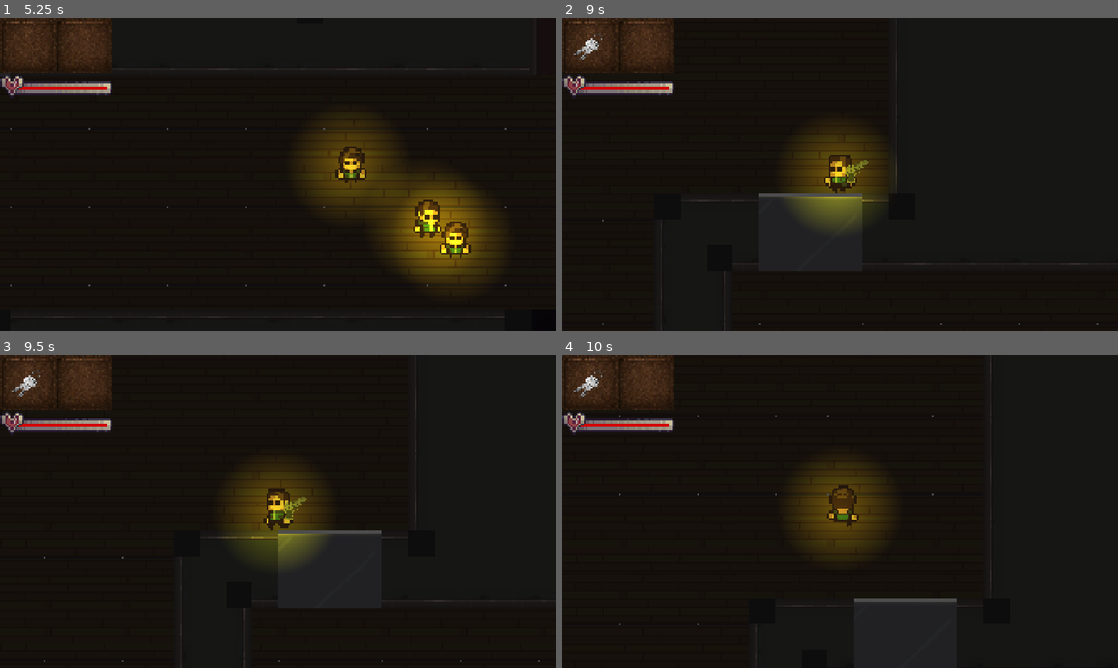
Above: before the commit, frames 1-4 (two rows, left to right).
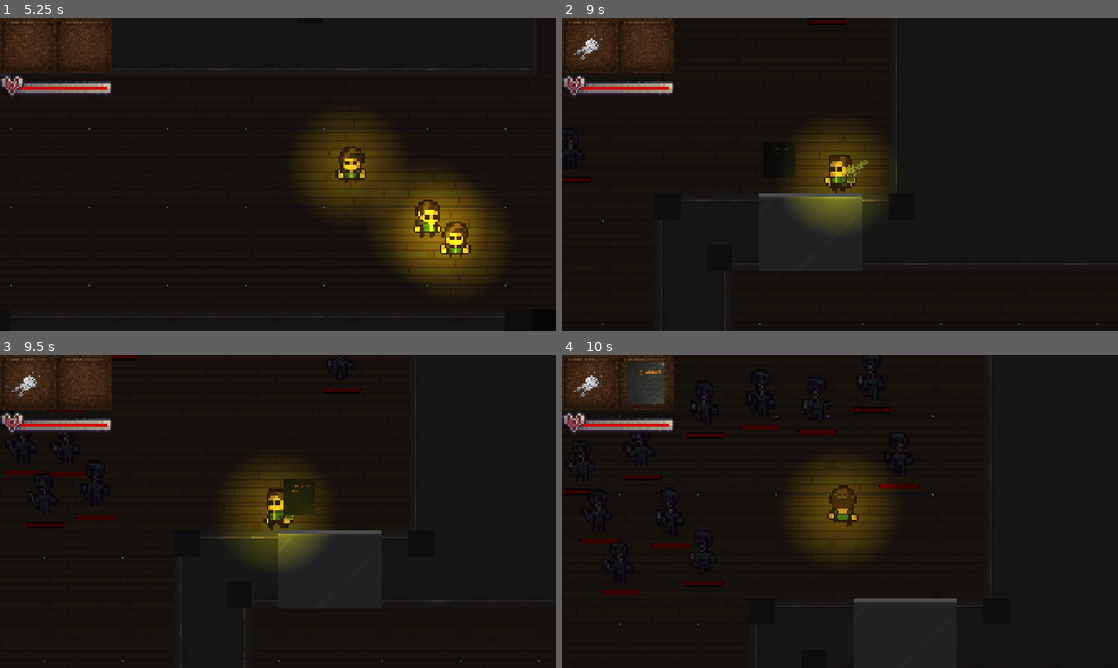
Above: after the commit, the same moments.

Repository: fernandofelxs/ProjetoGameDev
Game: Godot game, scene res://levels/room307.tscn
Same seed, same stepped clock (60 frames per second), same inputs: the game is played once before the commit and once after it. This scene is started directly instead of the project's main scene.
Inputs (mouse positions are in pixels of both pictures, inside the frame that each line leads up to):
- Up to frame 1 (5.25 s): tap Enter at 0.5 s; move the mouse to (250, 237) at 0.52 s; hold Up (ui_up) 0.53-2.03 s; tap E (interact) at 0.6, 1.55, 2.3, 2.85, 3.8, 4.55 s; move the mouse to (444, 221) at 1.27 s; tap Space (attack) at 1.35 s; move the mouse to (111, 127) at 2.02 s; hold Left (ui_left) 2.03-3.53 s; click (111, 127) at 2.1 s; move the mouse to (305, 174) at 2.77 s; move the mouse to (194, 96) at 3.52 s; hold Down (ui_down) 3.53-4.28 s; hold 1 (special_1) 3.53-4.28 s; move the mouse to (400, 158) at 4.27 s; hold Right (ui_right) 4.28-5.03 s; tap 2 (special_2) at 4.35 s; move the mouse to (166, 190) at 5.02 s; hold Up (ui_up) from 5.03 s (still down); hold Tab (switch_player_character) from 5.03 s (still down)
- Up to frame 2 (9 s): tap E (interact) at 5.3, 6.05, 6.6, 7.55, 8.3, 8.85 s; move the mouse to (895, 105) at 5.77 s; release Up (ui_up) at 5.78 s; release Tab (switch_player_character) at 5.78 s; hold Right (ui_right) 5.78-8.03 s; tap S (switch_weapon) at 5.85 s; move the mouse to (812, 237) at 6.52 s; move the mouse to (1006, 221) at 7.27 s; tap Space (attack) at 7.35 s; move the mouse to (673, 127) at 8.02 s; hold Down (ui_down) 8.03-8.78 s; click (673, 127) at 8.1 s; move the mouse to (867, 174) at 8.77 s; hold Left (ui_left) from 8.78 s (still down)
- Up to frame 3 (9.5 s): keep holding Left (ui_left)
- Up to frame 4 (10 s): move the mouse to (756, 433) at 9.52 s; release Left (ui_left) at 9.53 s; hold Up (ui_up) from 9.53 s (still down); hold 1 (special_1) from 9.53 s (still down); tap E (interact) at 9.8 s

Frame 1 is identical in both runs. In frame 2, 0.2% of the frame differs, in the area x 0-52%, y 0-53%; in frame 3, 1.1%; in frame 4, 1.8%, in the area x 0-65%, y 2-77%.

Commit message:
implementar armadilha na 307

Diff:
--- /dev/null
+++ b/levels/enemy_spawn_area.gd
@@ -0,0 +1,44 @@
+class_name EnemySpawnArea
+extends Area2D
+
+@export var enemy_scene: PackedScene
+@export var spawn_cooldown := 1.0
+@export var spawn_once := true
+
+@onready var spawn_points := $SpawnPoints.get_children()
+
+var player_inside := false
+var has_spawned := false
+var last_spawn_time := 0.0
+
+func _ready() -> void:
+	body_entered.connect(_on_body_entered)
+	body_exited.connect(_on_body_exited)
+
+func _process(_delta: float) -> void:
+	if not player_inside:
+		return
+
+	if spawn_once and has_spawned:
+		return
+
+	if Input.is_action_just_pressed("interact"):
+		_spawn_enemies()
+
+func _spawn_enemies() -> void:
+	has_spawned = true
+
+	for point in spawn_points:
+		var enemy := enemy_scene.instantiate()
+		enemy.global_position = point.global_position
+		enemy.scale = Vector2(1.5, 1.5)
+		get_parent().get_parent().add_child(enemy)
+
+
+func _on_body_entered(body: Node) -> void:
+	if body is Player:
+		player_inside = true
+
+func _on_body_exited(body: Node) -> void:
+	if body is Player:
+		player_inside = false
--- a/levels/room307.tscn
+++ b/levels/room307.tscn
@@ -16,6 +16,7 @@
 [ext_resource type="PackedScene" uid="uid://g7rl5drr1tqh" path="res://scenes/enemy2/Enemy2.tscn" id="15_ye4hj"]
 [ext_resource type="PackedScene" uid="uid://qmbh7eaq4ldl" path="res://scenes/ui/game_ui.tscn" id="16_4spnr"]
 [ext_resource type="PackedScene" uid="uid://dj5jaa1nygm4n" path="res://scenes/transition/transition.tscn" id="16_pfeey"]
+[ext_resource type="Script" uid="uid://blkse4gsh1x0u" path="res://levels/enemy_spawn_area.gd" id="17_2253x"]
 
 [sub_resource type="TileMapPattern" id="TileMapPattern_v6ury"]
 tile_data = PackedInt32Array(0, 5, 3, 65536, 5, 4, 131072, 5, 5, 1, 65541, 3, 65537, 65541, 4, 131073, 65541, 5, 2, 131077, 3, 65538, 131077, 4, 131074, 131077, 5)
@@ -7482,6 +7483,9 @@
 sources/2 = SubResource("TileSetAtlasSource_0pieg")
 sources/3 = SubResource("TileSetAtlasSource_wjrd0")
 
+[sub_resource type="RectangleShape2D" id="RectangleShape2D_ye4hj"]
+size = Vector2(35, 32)
+
 [node name="Room307" type="Node2D"]
 position = Vector2(1198, 0)
 
@@ -7563,7 +7567,7 @@
 scale = Vector2(1.5, 1.5)
 
 [node name="ItemPickup" parent="." instance=ExtResource("12_kqkf1")]
-position = Vector2(-282, -157)
+position = Vector2(-179, -341)
 scale = Vector2(0.15, 0.15)
 item = ExtResource("14_2253x")
 
@@ -7578,3 +7582,48 @@
 [node name="DirectionalLight2D" type="DirectionalLight2D" parent="."]
 color = Color(1, 1, 1, 0.784314)
 blend_mode = 1
+
+[node name="EnemySpawnarea" type="Area2D" parent="."]
+position = Vector2(-193, -420)
+script = ExtResource("17_2253x")
+enemy_scene = ExtResource("15_ye4hj")
+
+[node name="CollisionShape2D" type="CollisionShape2D" parent="EnemySpawnarea"]
+position = Vector2(53.5, 78)
+shape = SubResource("RectangleShape2D_ye4hj")
+
+[node name="SpawnPoints" type="Node2D" parent="EnemySpawnarea"]
+position = Vector2(193, 420)
+
+[node name="Point1" type="Marker2D" parent="EnemySpawnarea/SpawnPoints"]
+position = Vector2(-258, -457)
+
+[node name="Point2" type="Marker2D" parent="EnemySpawnarea/SpawnPoints"]
+position = Vector2(-220, -461)
+
+[node name="Point3" type="Marker2D" parent="EnemySpawnarea/SpawnPoints"]
+position = Vector2(-180, -469)
+
+[node name="Point4" type="Marker2D" parent="EnemySpawnarea/SpawnPoints"]
+position = Vector2(-360, -405)
+
+[node name="Point5" type="Marker2D" parent="EnemySpawnarea/SpawnPoints"]
+position = Vector2(-152, -449)
+
+[node name="Point6" type="Marker2D" parent="EnemySpawnarea/SpawnPoints"]
+position = Vector2(-292, -446)
+
+[node name="Point8" type="Marker2D" parent="EnemySpawnarea/SpawnPoints"]
+position = Vector2(-324, -414)
+
+[node name="Point9" type="Marker2D" parent="EnemySpawnarea/SpawnPoints"]
+position = Vector2(-350, -375)
+
+[node name="Point10" type="Marker2D" parent="EnemySpawnarea/SpawnPoints"]
+position = Vector2(-323, -374)
+
+[node name="Point11" type="Marker2D" parent="EnemySpawnarea/SpawnPoints"]
+position = Vector2(-337, -343)
+
+[node name="Point12" type="Marker2D" parent="EnemySpawnarea/SpawnPoints"]
+position = Vector2(-309, -348)
--- a/scripts/basic_enemy.gd
+++ b/scripts/basic_enemy.gd
@@ -43,7 +43,7 @@
 			return
 
 	if target:
-		direction = (target.position - position).normalized()
+		direction = (target.global_position - global_position).normalized()
 		velocity = direction * speed
 
 	if knockback_timer > 0.0:
Not shown, added: levels/enemy_spawn_area.gd.uid
Not shown: 1 places in levels/room307.tscn that only renumber resources
